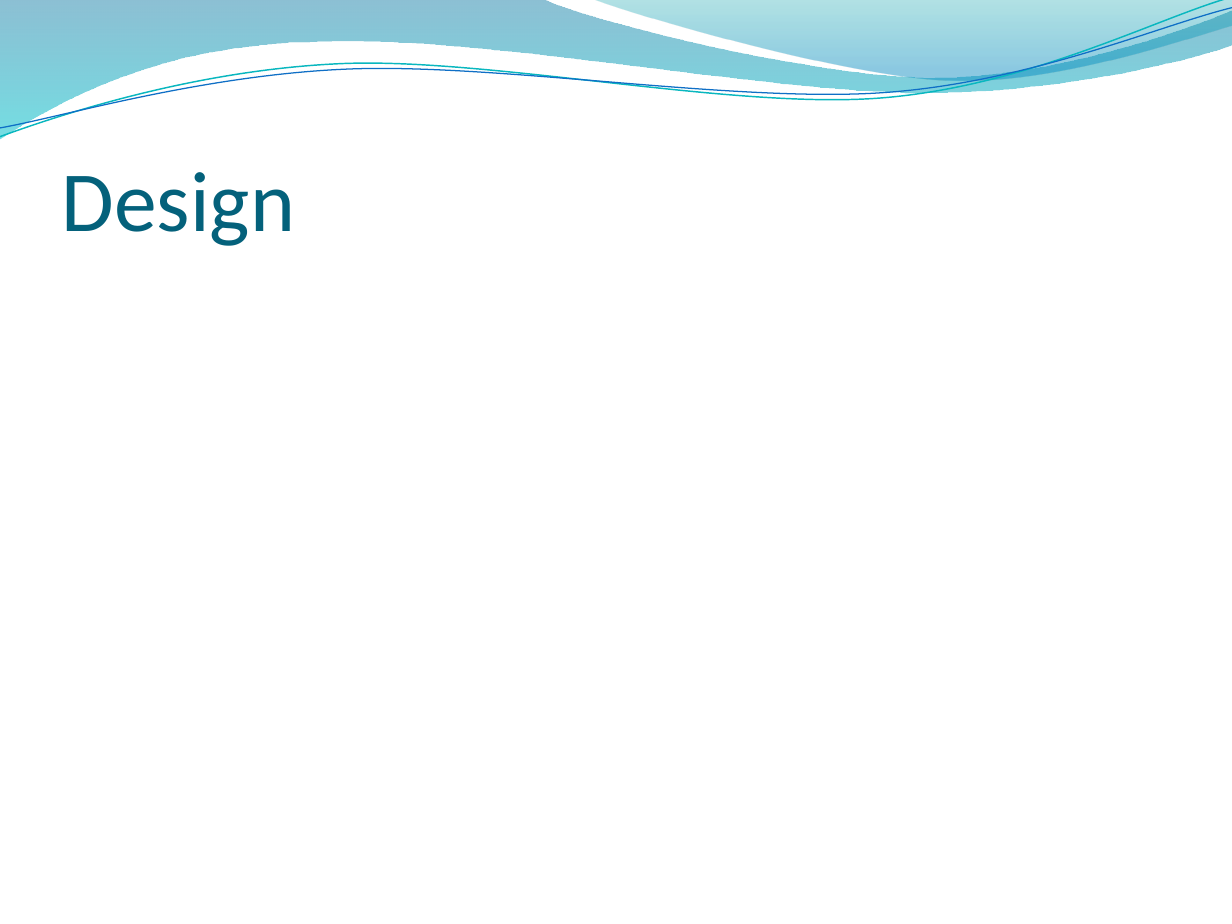
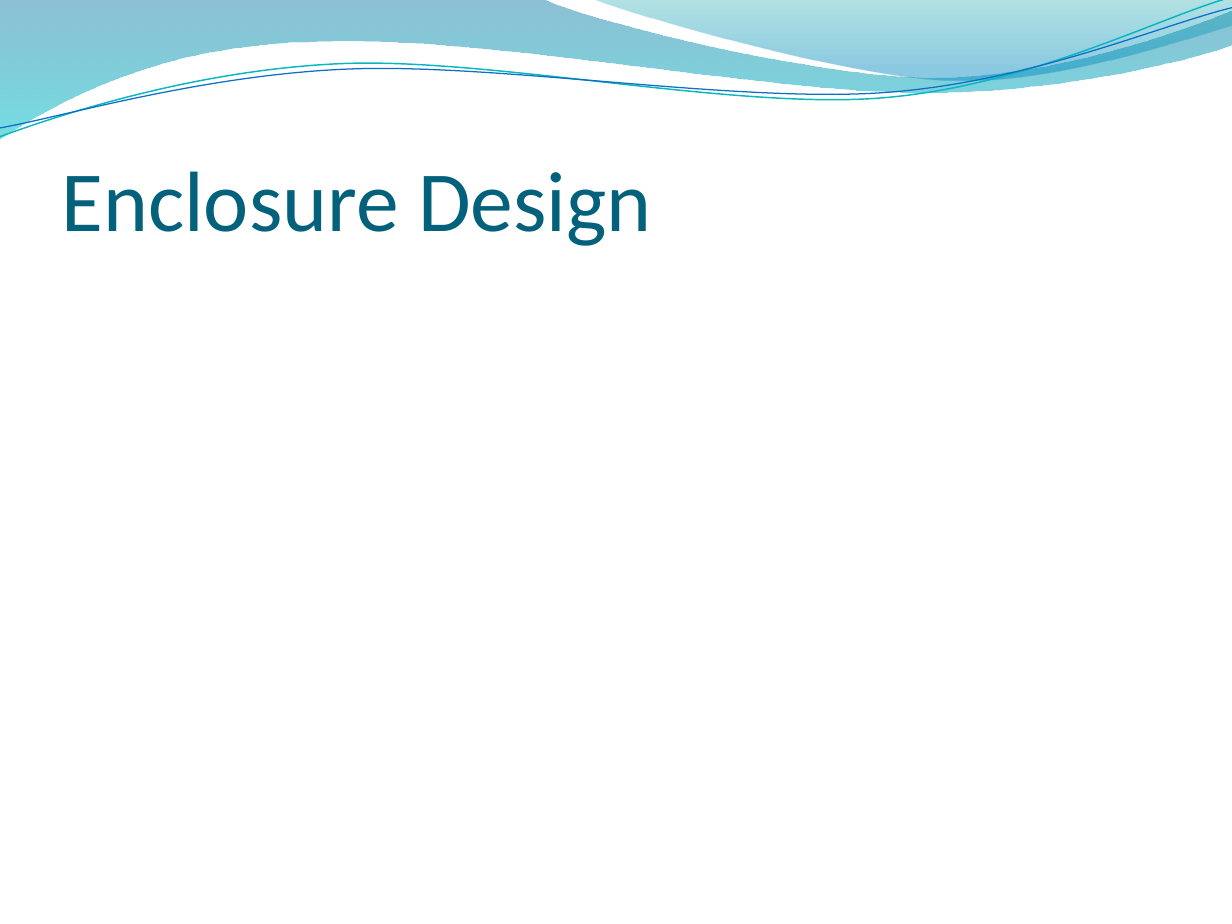
Before and after one commit to tasbal/cpsc483, a slide deck: slide 8 of MISC/Final Presentation.pptx (slide 14 before the commit). Drawn at 1232x924 pixels with LibreOffice and Linux fonts; fonts in the diff are those of the drawing; background and template pictures are left out. Boxes give left, top, right and bottom in pixels: in the first picture for what was removed or moved away, otherwise in the second. Text is boxed around its words. In the diff, an @@ line names an element or a change of style, - is before the commit and + after.

```diff
--- a/MISC/Final Presentation.pptx
+++ b/MISC/Final Presentation.pptx
@@ title at (x1=62, y1=171, x2=651, y2=246): text changed @@
-Design
+Enclosure Design
```
Also in this commit, not shown: 7 other slides changed, 2 slides added, 6 slides removed, 1 other file.
